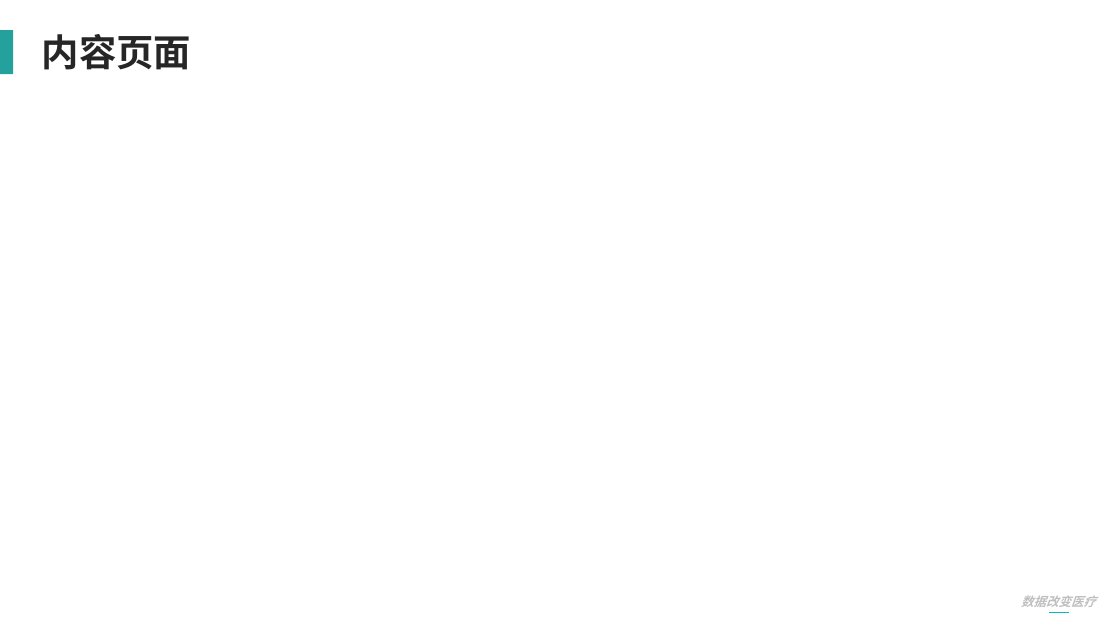
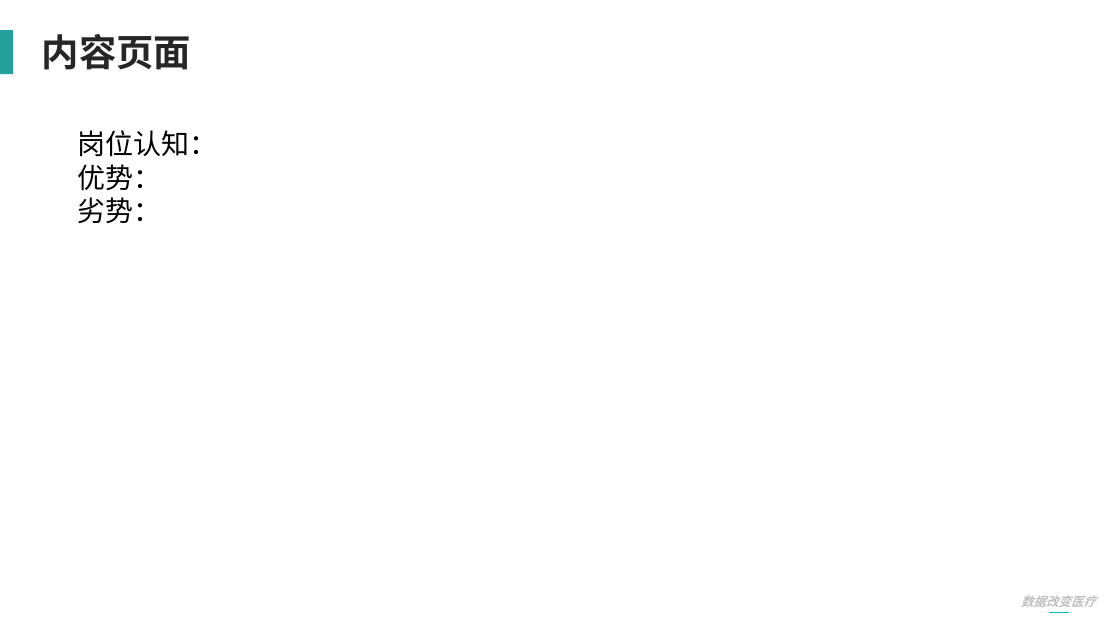
Before and after one commit to Aubwls/dabian, a slide deck: slide 8 of 实习答辩PPT模板-2020.pptx. Drawn at 1120x630 pixels with LibreOffice and Linux fonts; fonts in the diff are those of the drawing. Boxes give left, top, right and bottom in pixels: in the first picture for what was removed or moved away, otherwise in the second. Text is boxed around its words. In the diff, an @@ line names an element or a change of style, - is before the commit and + after.

```diff
--- a/实习答辩PPT模板-2020.pptx
+++ b/实习答辩PPT模板-2020.pptx
@@ text added at <box>77,130,217,223</box>, 18 pt, text #000000 @@
+岗位认知：
+优势：
+劣势：
```
Also in this commit, not shown: 5 other slides changed.
